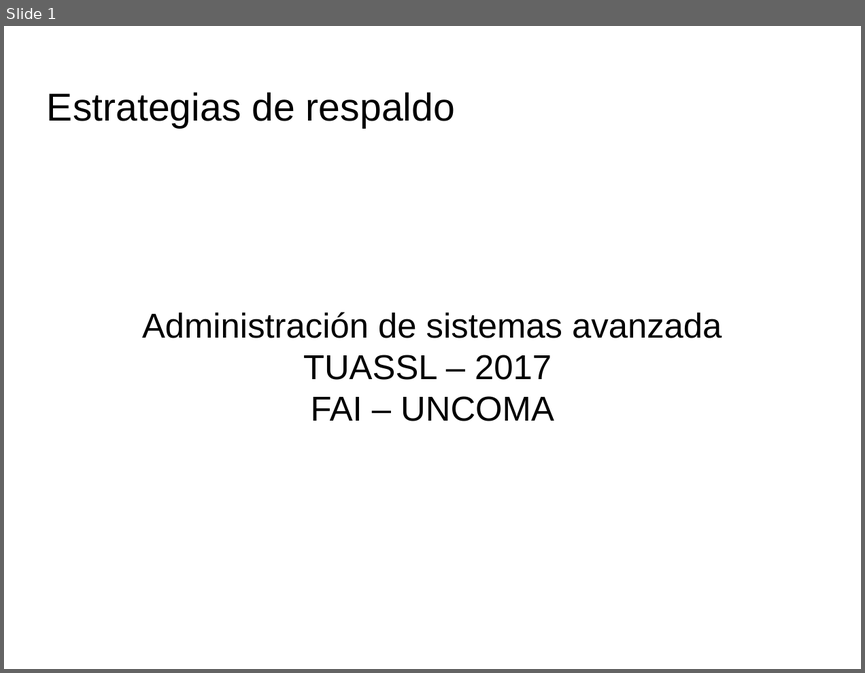
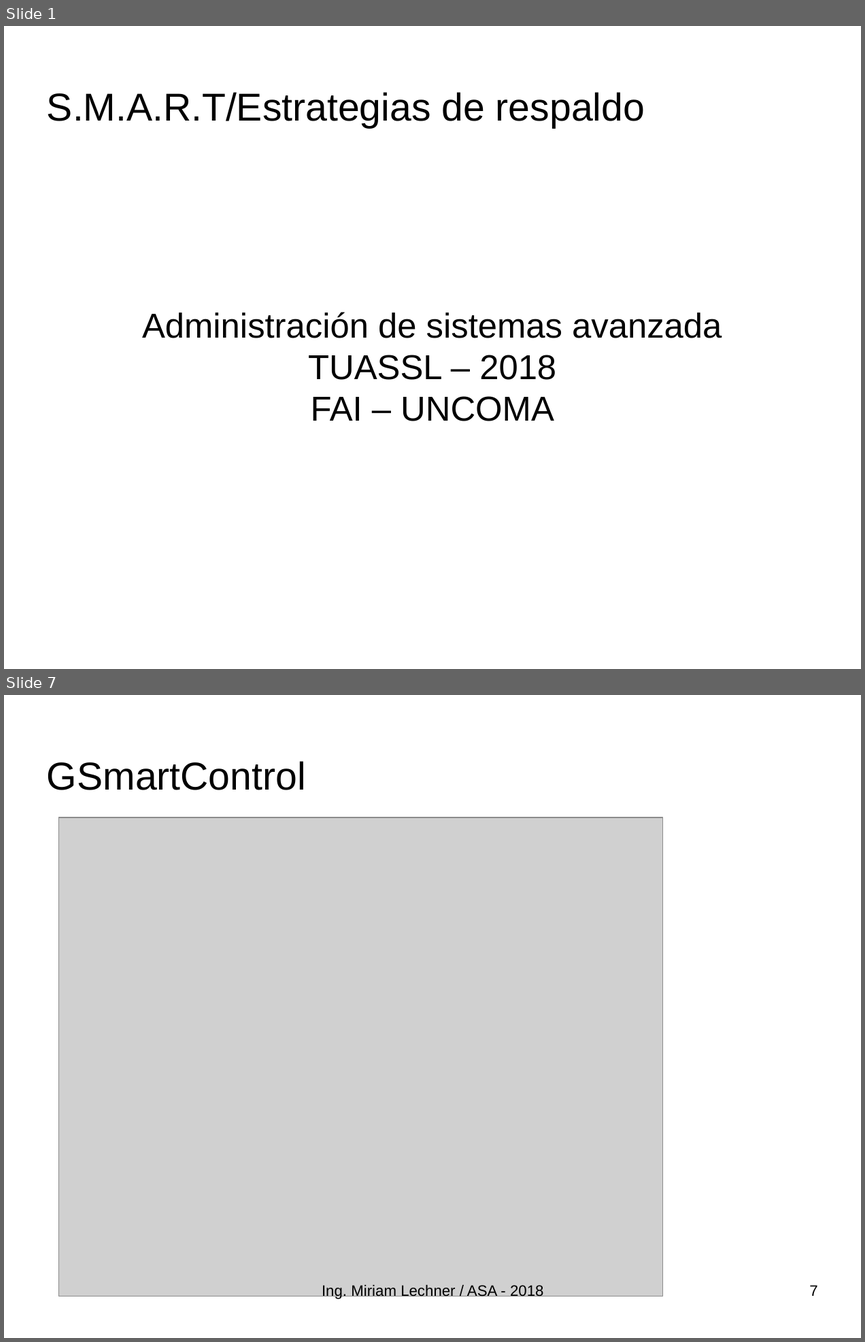
Before and after one commit to niniadcobre/asa, a slide deck: clases/ASA-backup.odp. Shown one above the other, each under a label of ours: slide 1 before the commit, slides 1 and 7 after it; the slides between them are not shown. The pictures are 865x673 and 865x1342 pixels, drawn with LibreOffice and Linux fonts; fonts in the diff are those of the drawing; grey boxes stand for pictures; background and template pictures are left out. Boxes give left, top, right and bottom in pixels: in the first picture for what was removed or moved away, otherwise in the second. Text is boxed around its words. In the diff, an @@ line names an element or a change of style, - is before the commit and + after.

```diff
--- a/clases/ASA-backup.odp
+++ b/clases/ASA-backup.odp
@@ slide 7 added at [4,695,861,1338], background picture (left out) @@
@@ title added at [47,761,306,790], 36 pt, text #000000 @@
+GSmartControl
@@ picture added at [58,817,662,1295] @@
@@ text added at [322,1285,543,1299], 14 pt, text #000000 @@
+Ing. Miriam Lechner / ASA - 2018
@@ page number added at [809,1285,817,1295], 14 pt, text #000000 @@
+7
@@ slide 1 changed as well @@
@@ title at [47,92,645,128]: text changed @@
-Estrategias de respaldo
+S.M.A.R.T/Estrategias de respaldo
@@ subtitle at [308,354,556,380]: text changed @@
-TUASSL – 2017
+TUASSL – 2018
```
Also in this commit, not shown: 5 other slides changed, 5 other slides added, 1 slide removed, 1 other file.
